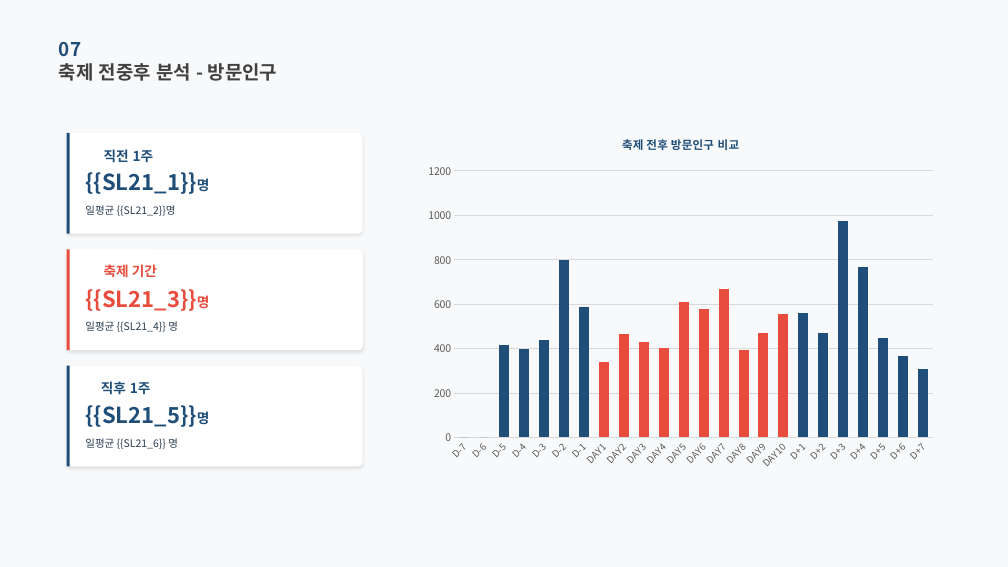
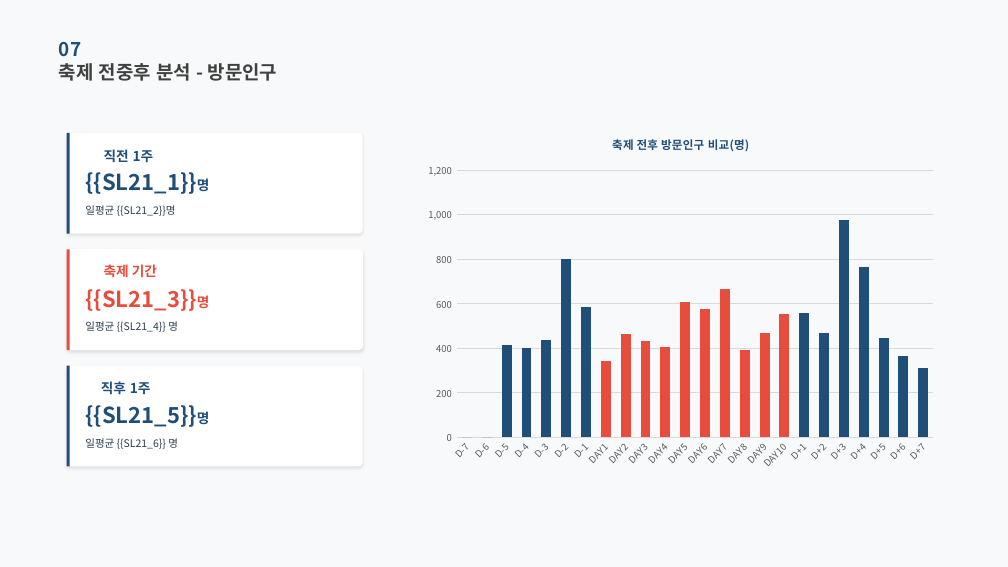
Before and after one commit to roddms/auto-report, a slide deck: slide 12 of template/master_pretendard.pptx. Drawn at 1008x567 pixels with LibreOffice and Linux fonts; fonts in the diff are those of the drawing; background and template pictures are left out. Boxes give left, top, right and bottom in pixels: in the first picture for what was removed or moved away, otherwise in the second. Text is boxed around its words. In the diff, an @@ line names an element or a change of style, - is before the commit and + after.

```diff
--- a/template/master_pretendard.pptx
+++ b/template/master_pretendard.pptx
@@ column chart at [418,121,944,476] @@
@@ title "축제 전후 방문인구 비교 " to "축제 전후 방문인구 비교(명) " @@
@@ value axis changed @@
```
Also in this commit, not shown: 23 other slides changed, 25 other files.
